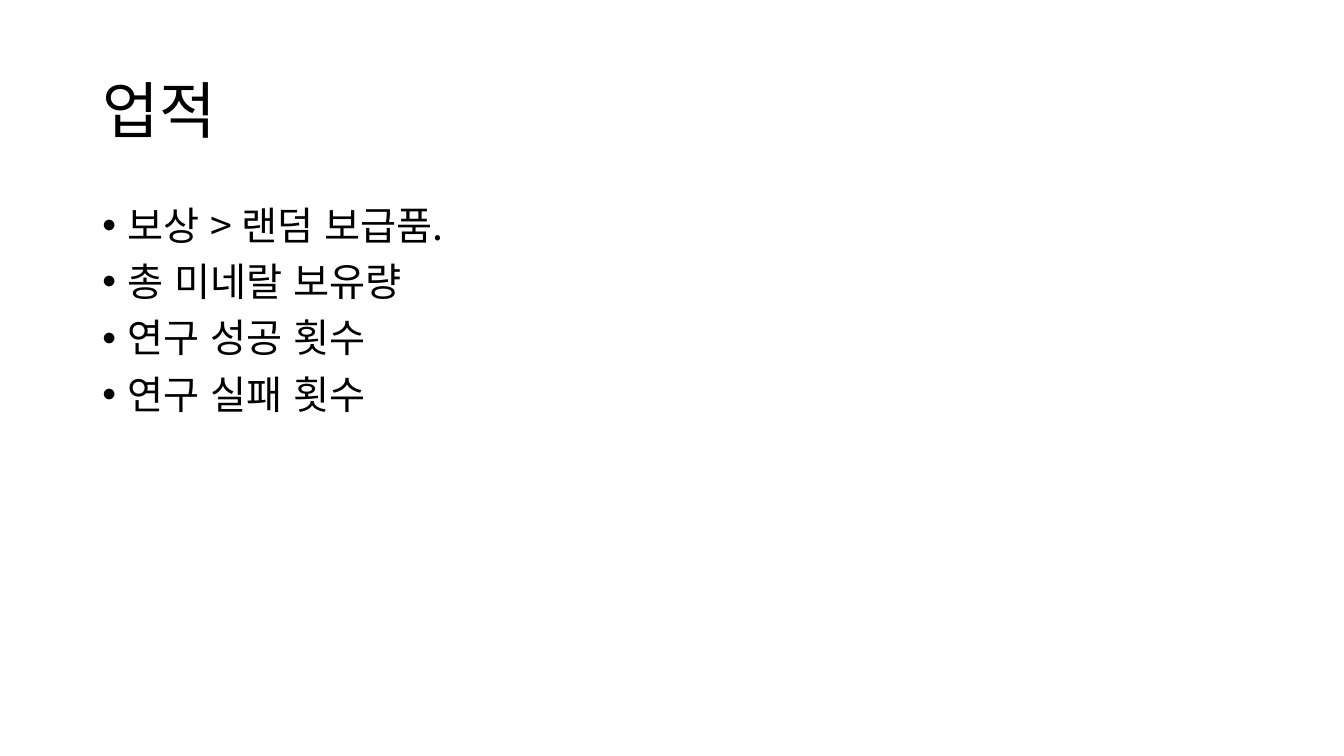
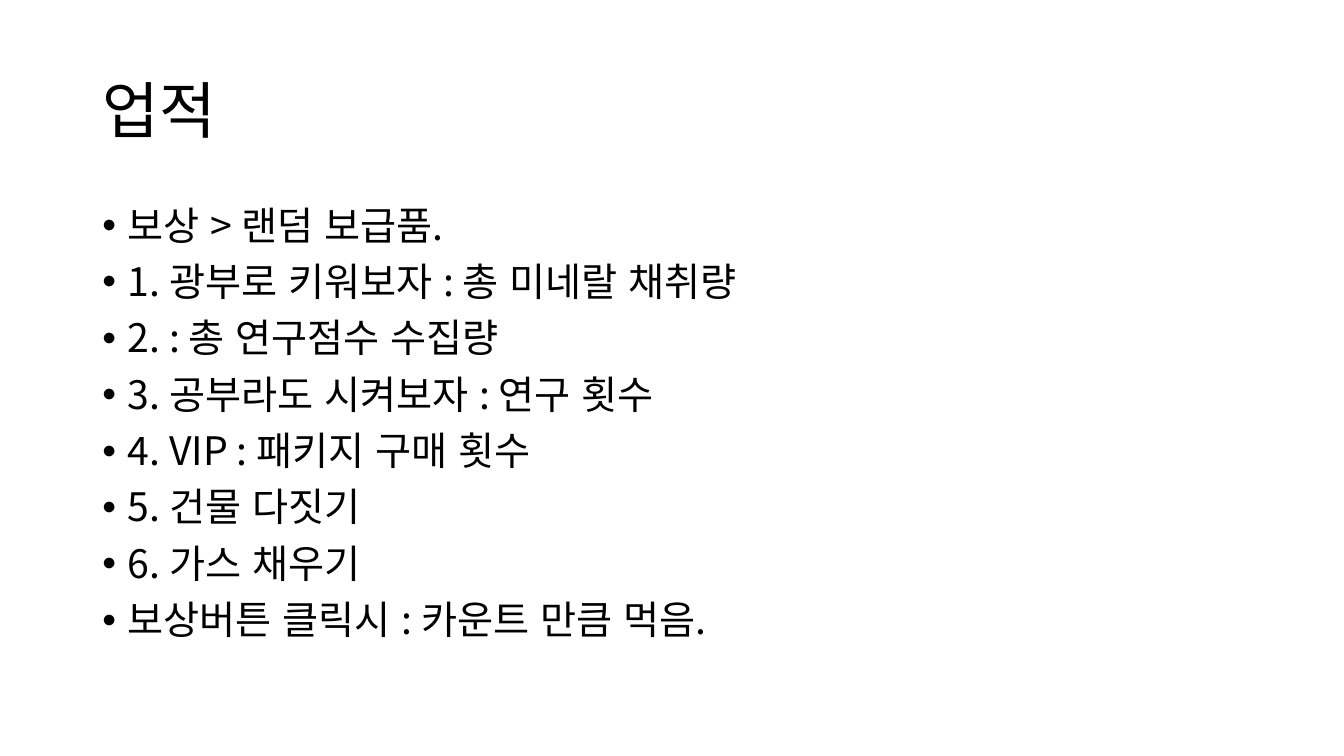
Before and after one commit to SungMinseok/IdleTerran1, a slide deck: slide 18 of SCV 24 기획안.pptx. Drawn at 1344x756 pixels with LibreOffice and Linux fonts; fonts in the diff are those of the drawing. Boxes give left, top, right and bottom in pixels: in the first picture for what was removed or moved away, otherwise in the second. Text is boxed around its words. In the diff, an @@ line names an element or a change of style, - is before the commit and + after.

```diff
--- a/SCV 24 기획안.pptx
+++ b/SCV 24 기획안.pptx
@@ text at (128, 263, 737, 637): text changed @@
-• 총 미네랄 보유량
-• 연구 성공 횟수
-• 연구 실패 횟수
+• 1. 광부로 키워보자 : 총 미네랄 채취량
+• 2. : 총 연구점수 수집량
+• 3. 공부라도 시켜보자 : 연구 횟수
+• 4. VIP : 패키지 구매 횟수
+• 5. 건물 다짓기
+• 6. 가스 채우기
+• 보상버튼 클릭시 : 카운트 만큼 먹음.
```
Also in this commit, not shown: 25 other files.
